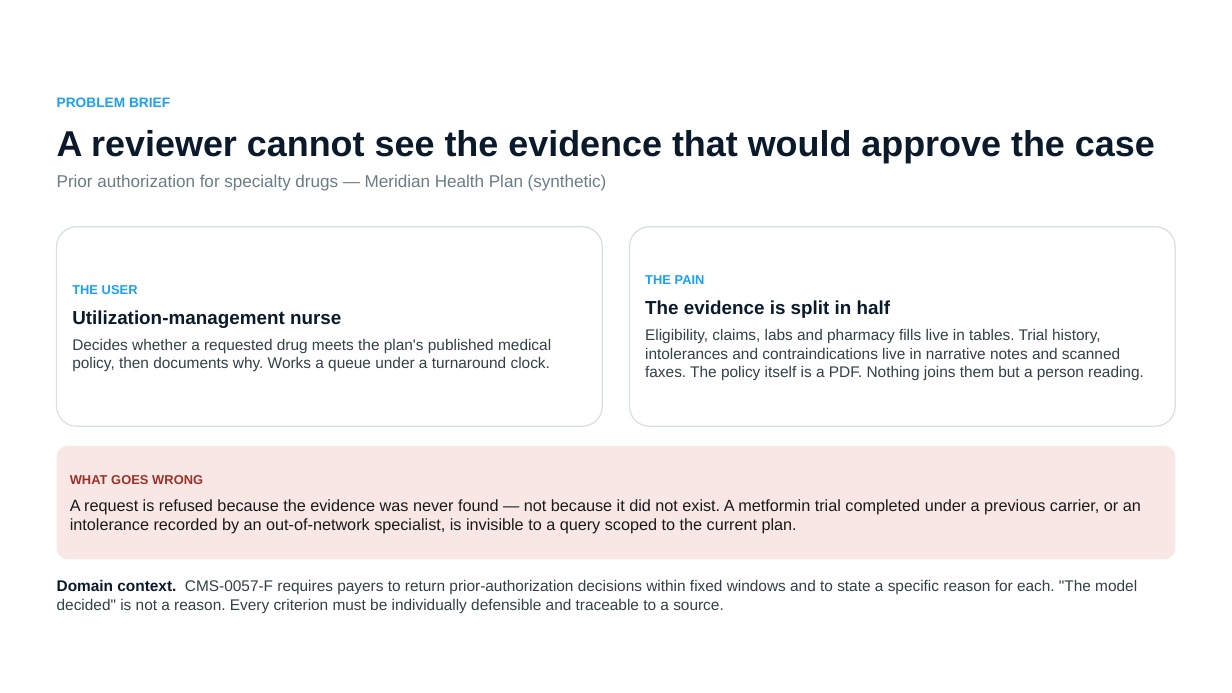
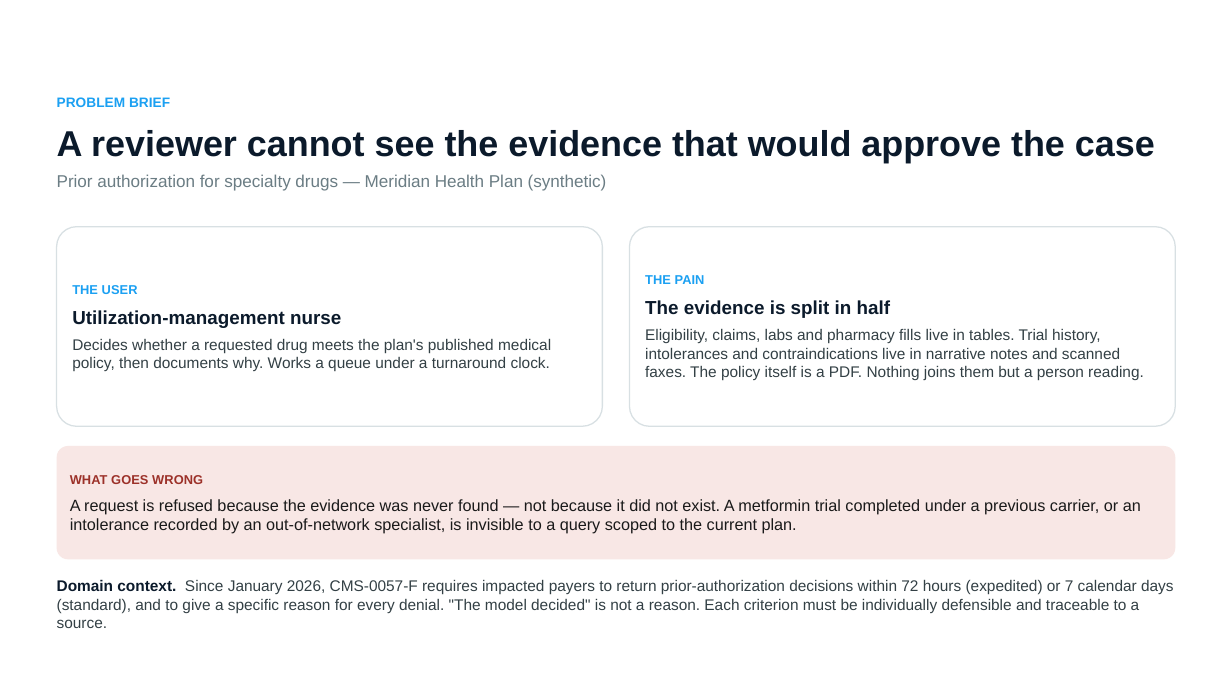
Before and after one commit to Favas111/verity-pa-copilot, a slide deck: slide 2 of docs/verity-prototype.pptx. Drawn at 1232x693 pixels with LibreOffice and Linux fonts; fonts in the diff are those of the drawing; background and template pictures are left out. Boxes give left, top, right and bottom in pixels: in the first picture for what was removed or moved away, otherwise in the second. Text is boxed around its words. In the diff, an @@ line names an element or a change of style, - is before the commit and + after.

```diff
--- a/docs/verity-prototype.pptx
+++ b/docs/verity-prototype.pptx
@@ text at bbox=[57, 579, 1174, 628]: text changed @@
-Domain context. CMS-0057-F requires payers to return prior-authorization decisions within fixed windows and to state a specific reason for each. "The model decided" is not a reason. Every criterion must be individually defensible and traceable to a source.
+Domain context. Since January 2026, CMS-0057-F requires impacted payers to return prior-authorization decisions within 72 hours (expedited) or 7 calendar days (standard), and to give a specific reason for every denial. "The model decided" is not a reason. Each criterion must be individually defensible and traceable to a source.
```
Also in this commit, not shown: 2 other slides changed, 5 other files.
